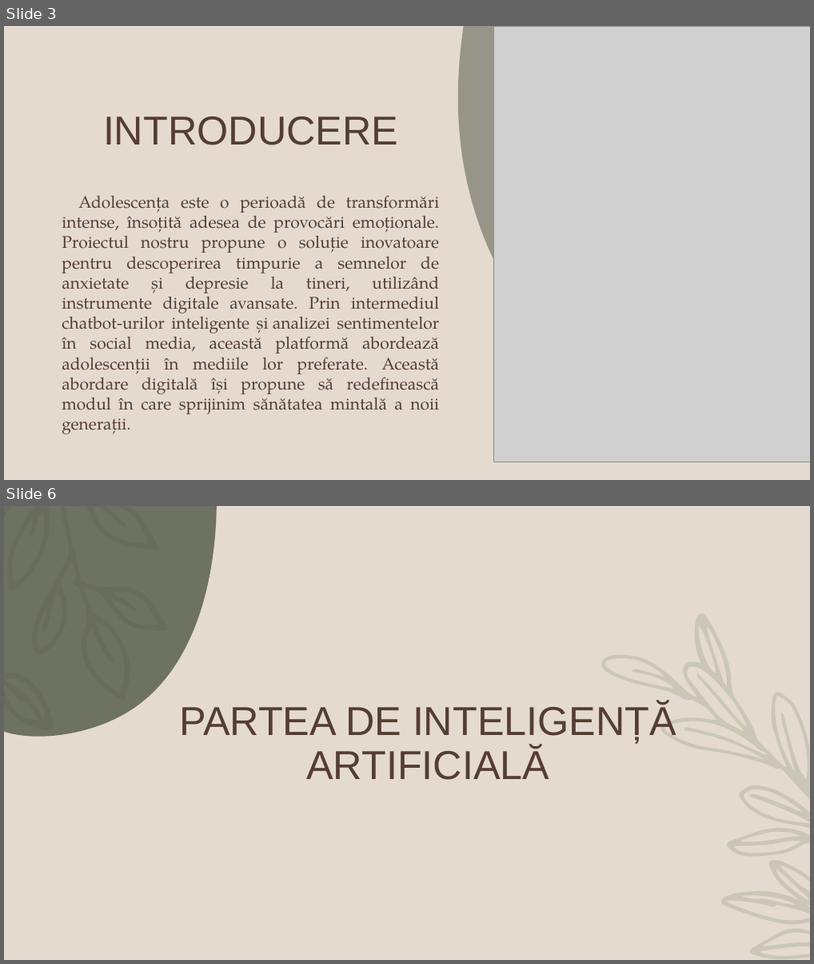
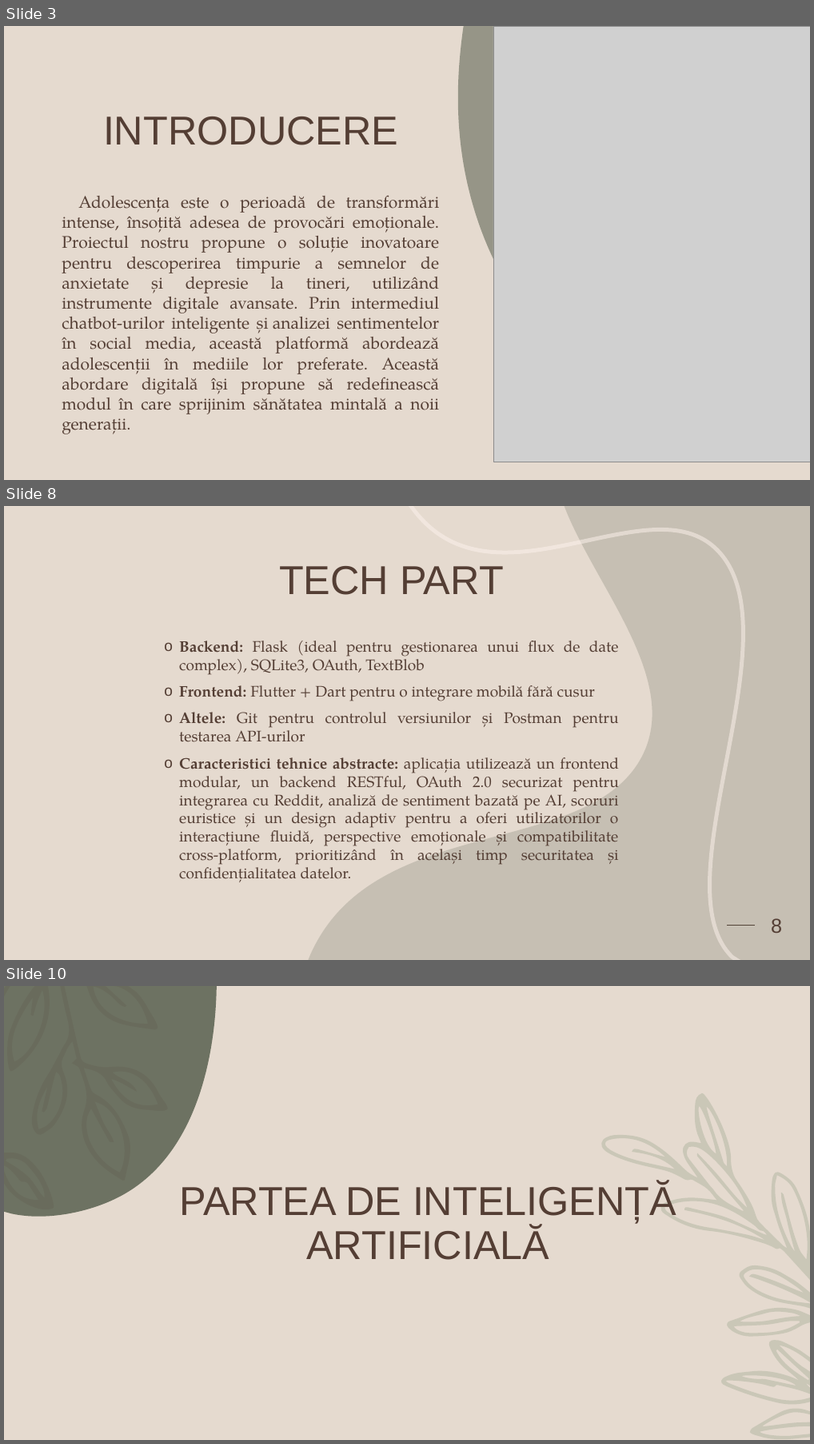
Before and after one commit to Alexandra7a/FuzzyMinds, a slide deck: docs/Teen Mental Health Presentation.pptx. Shown one above the other, each under a label of ours: slides 3 and 6 before the commit, slides 3, 8 and 10 after it; the slides between them are not shown. The pictures are 814x964 and 814x1444 pixels, drawn with LibreOffice and Linux fonts; fonts in the diff are those of the drawing; grey boxes stand for pictures; background and template pictures are left out. Boxes give left, top, right and bottom in pixels: in the first picture for what was removed or moved away, otherwise in the second. Text is boxed around its words. In the diff, an @@ line names an element or a change of style, - is before the commit and + after.

```diff
--- a/docs/Teen Mental Health Presentation.pptx
+++ b/docs/Teen Mental Health Presentation.pptx
@@ slide 8 added at bbox=[4, 506, 810, 960], background #E5DACF @@
@@ freeform shape added at bbox=[308, 506, 810, 960], fill #4E5745 at 20% opacity @@
@@ freeform shape added at bbox=[410, 506, 744, 960], outline #FEF3ED 4.75 pt @@
@@ title added at bbox=[279, 566, 504, 595], 48 pt, text #543E34 @@
+TECH PART
@@ text added at bbox=[179, 640, 619, 882], 18.2 pt, text #543E34 @@
+o Backend: Flask (ideal pentru gestionarea unui flux de date complex), SQLite3, OAuth, TextBlob
+o Frontend: Flutter + Dart pentru o integrare mobilă fără cusur
+o Altele: Git pentru controlul versiunilor și Postman pentru testarea API-urilor
+o Caracteristici tehnice abstracte: aplicația utilizează un frontend modular, un backend RESTful, OAuth 2.0 securizat pentru integrarea cu Reddit, analiză de sentiment bazată pe AI, scoruri euristice și un design adaptiv pentru a oferi utilizatorilor o interacțiune fluidă, perspective emoționale și compatibilitate cross-platform, prioritizând în același timp securitatea și confidențialitatea datelor.
@@ line added from (727, 924) to (755, 924), #543E34 1.25 pt @@
@@ page number added at bbox=[771, 918, 782, 932], 24 pt, text #543E34 @@
+8
@@ what was slide 6 is now slide 10 @@
```
Also in this commit, not shown: 5 slides changed, 11 other slides added, 2 slides removed, 1 other file.
